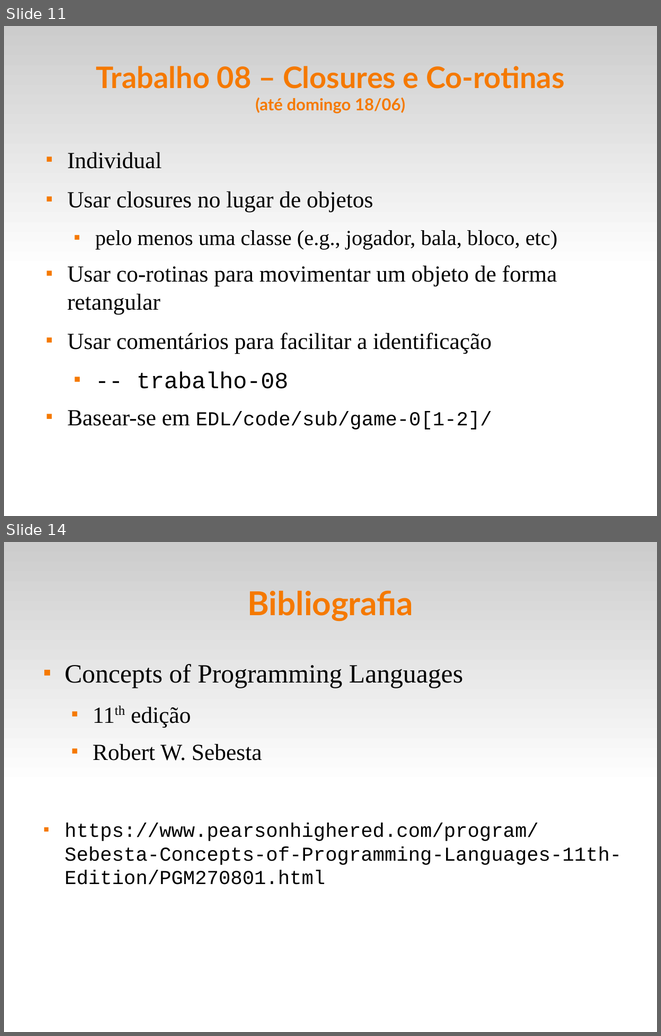
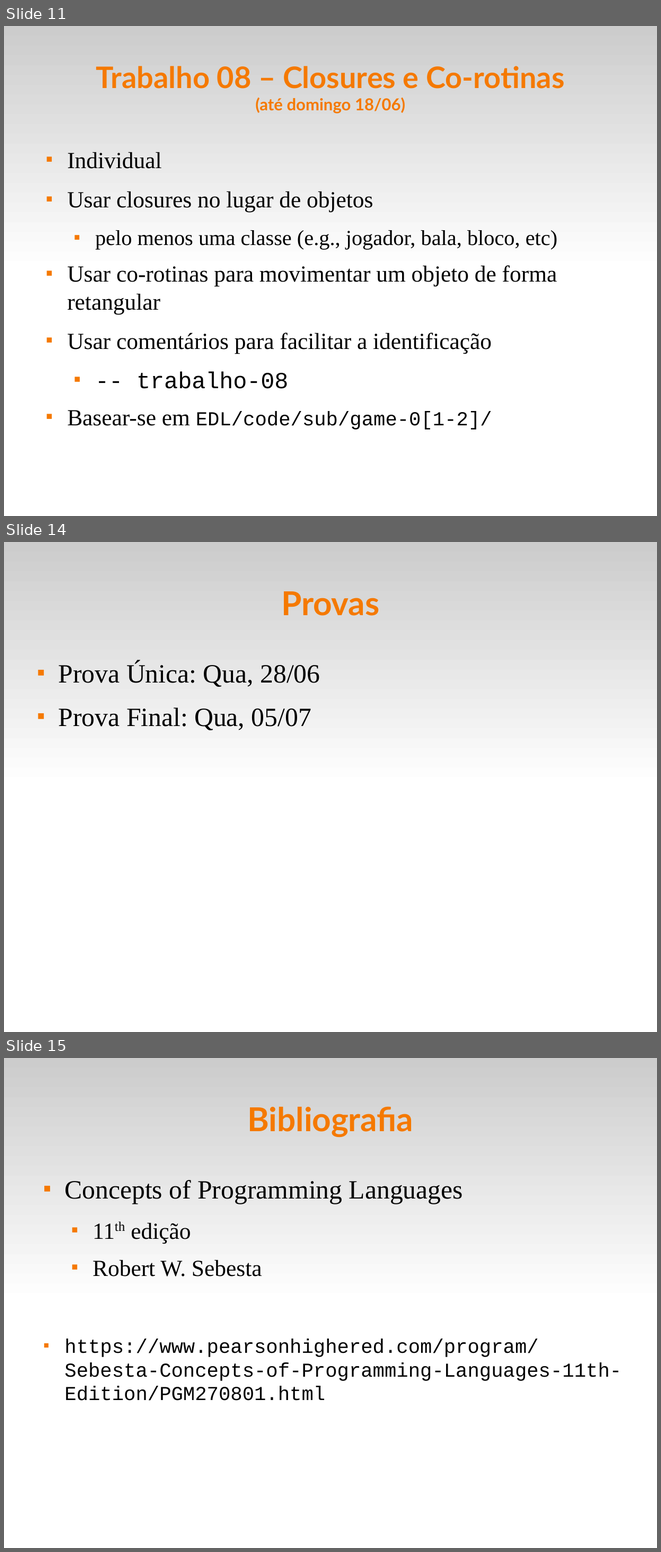
Before and after one commit to fsantanna-uerj/EDL, a slide deck: slides/edl-00.odp. Shown one above the other, each under a label of ours: slides 11 and 14 before the commit, slides 11, 14 and 15 after it; the slides between them are not shown. The pictures are 661x1036 and 661x1552 pixels, drawn with LibreOffice and Linux fonts; fonts in the diff are those of the drawing. Boxes give left, top, right and bottom in pixels: in the first picture for what was removed or moved away, otherwise in the second. Text is boxed around its words. In the diff, an @@ line names an element or a change of style, - is before the commit and + after.

```diff
--- a/slides/edl-00.odp
+++ b/slides/edl-00.odp
@@ slide 14 added at <box>4,542,657,1032</box>, background #FFFFFF; not listed: 1 template element that a slide beside it also shows @@
@@ title added at <box>281,591,379,616</box>, 40 pt, text #F57900, bold @@
+Provas
@@ text added at <box>59,662,320,730</box>, 32 pt, text #000000 @@
+■ Prova Única: Qua, 28/06
+■ Prova Final: Qua, 05/07
@@ what was slide 14 is now slide 15 @@
```
Also in this commit, not shown: 2 slides changed, 1 slide removed, 3 other files.
